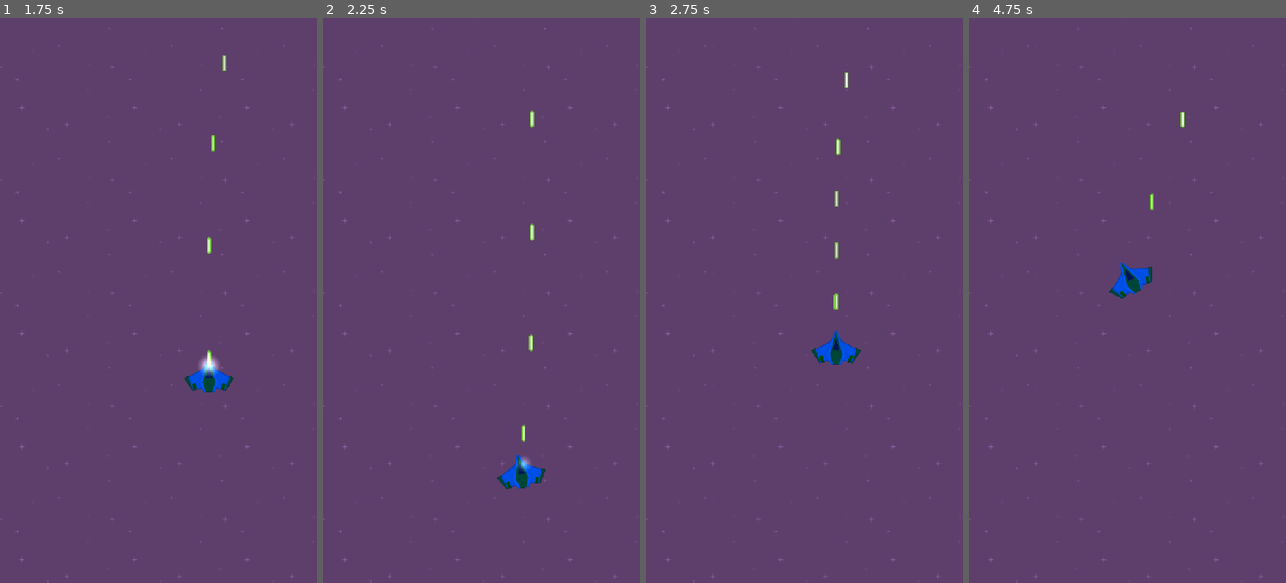
Above: before the commit, frames 1-4 (left to right).
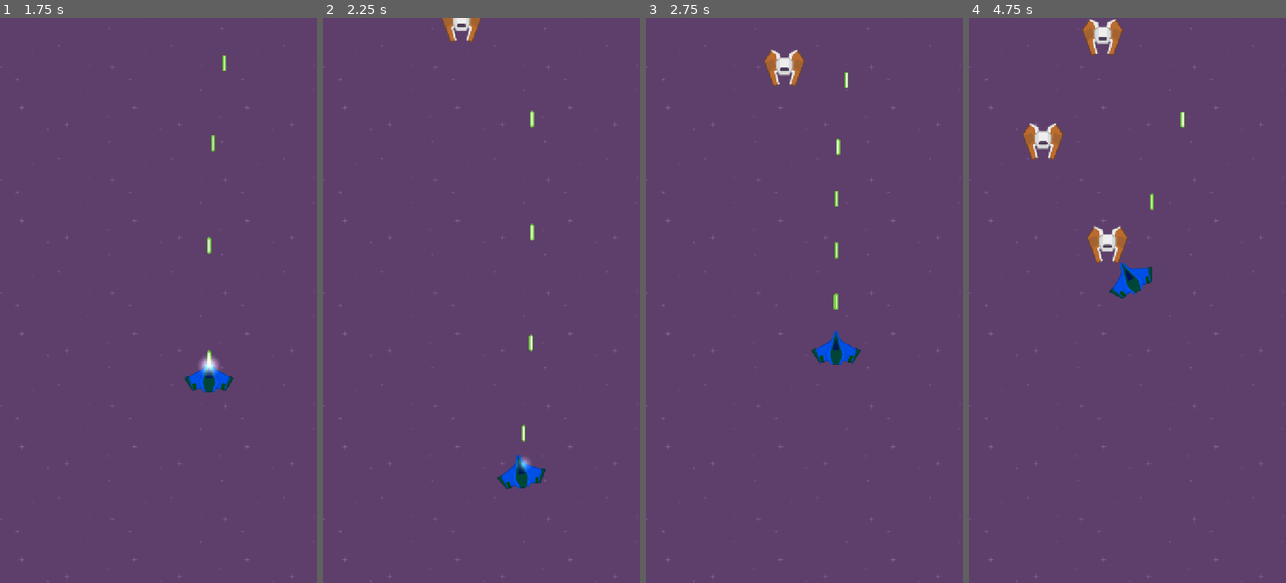
Above: after the commit, the same moments.

Repository: sf-cuestas/TD1_godot
Game: Godot game, scene res://Scenes/main.tscn
Two runs of this game, one before a commit and one after it. Both use one fixed random seed, a clock stepped at 60 frames per second and the inputs below.
Inputs (mouse positions are in pixels of both pictures, inside the frame that each line leads up to):
- Up to frame 1 (1.75 s): move the mouse to (228, 272) at 0.52 s; press the mouse at (228, 272) at 0.53 s; hold Right (move_right) 0.53-1.28 s; move the mouse to (95, 328) at 1.27 s; release the mouse at (95, 328) at 1.28 s; hold Down (move_down) from 1.28 s (still down); click (95, 328) at 1.35 s
- Up to frame 2 (2.25 s): move the mouse to (513, 176) at 2.02 s; release Down (move_down) at 2.03 s; press the mouse at (513, 176) at 2.03 s; hold Right (move_right) from 2.03 s (still down)
- Up to frame 3 (2.75 s): keep holding Right (move_right)
- Up to frame 4 (4.75 s): move the mouse to (1111, 413) at 2.77 s; release Right (move_right) at 2.78 s; release the mouse at (1111, 413) at 2.78 s; hold Up (move_up) 2.78-3.53 s; click (1111, 413) at 2.85 s; move the mouse to (1222, 385) at 3.52 s; press the mouse at (1222, 385) at 3.53 s; hold Left (move_left) from 3.53 s (still down); move the mouse to (1032, 215) at 4.27 s; release the mouse at (1032, 215) at 4.28 s; click (1032, 215) at 4.35 s

Frame 1 is identical in both runs. In frame 2, 0.3% of the frame differs, in the area x 37-50%, y 0-5%; in frame 3, 0.5%; in frame 4, 1.6%, in the area x 17-50%, y 0-44%.

Commit message:
1.4

Diff:
--- a/Scenes/bullet.tscn
+++ b/Scenes/bullet.tscn
@@ -9,6 +9,8 @@
 height = 48.0
 
 [node name="Bullet" type="Area2D" unique_id=1455551796]
+collision_layer = 4
+collision_mask = 2
 script = ExtResource("1_oduel")
 
 [node name="Sprite2D" type="Sprite2D" parent="." unique_id=574735527]
--- /dev/null
+++ b/Scenes/enemy.tscn
@@ -0,0 +1,20 @@
+[gd_scene format=3 uid="uid://bmebsoaa78f2c"]
+
+[ext_resource type="Script" uid="uid://cyvjo5lka522d" path="res://enemy.gd" id="1_1f0kj"]
+[ext_resource type="Texture2D" uid="uid://ca513f5s5u4ji" path="res://KennyAssets/SpaceShooterRedux/Enemies/enemyRed1.png" id="2_afpow"]
+
+[sub_resource type="RectangleShape2D" id="RectangleShape2D_287tu"]
+size = Vector2(64, 64)
+
+[node name="enemy" type="Area2D" unique_id=1427514934]
+collision_layer = 2
+collision_mask = 5
+script = ExtResource("1_1f0kj")
+
+[node name="Sprite2D" type="Sprite2D" parent="." unique_id=1822154863]
+texture = ExtResource("2_afpow")
+
+[node name="CollisionShape2D" type="CollisionShape2D" parent="." unique_id=1754168356]
+shape = SubResource("RectangleShape2D_287tu")
+
+[connection signal="area_entered" from="." to="." method="_on_area_entered"]
--- /dev/null
+++ b/Scenes/enemy_spawner.tscn
@@ -0,0 +1,14 @@
+[gd_scene format=3 uid="uid://dfmwg5erisofx"]
+
+[ext_resource type="Script" uid="uid://unwfl6s07qg5" path="res://Scenes/enemy_spawner_timer.gd" id="1_4l55s"]
+[ext_resource type="PackedScene" uid="uid://bmebsoaa78f2c" path="res://Scenes/enemy.tscn" id="2_8h7h8"]
+
+[node name="enemy_spawner" type="Node2D" unique_id=1602411156]
+
+[node name="Timer" type="Timer" parent="." unique_id=1143157076]
+wait_time = 1.174
+autostart = true
+script = ExtResource("1_4l55s")
+enemy_scene = ExtResource("2_8h7h8")
+
+[connection signal="timeout" from="Timer" to="Timer" method="_on_timeout"]
--- /dev/null
+++ b/Scenes/enemy_spawner_timer.gd
@@ -0,0 +1,23 @@
+class_name Enemy_spawner_timer
+extends Timer
+
+@export var enemy_scene: PackedScene
+
+var x_limit: float = 320.0
+
+# Called when the node enters the scene tree for the first time.
+func _ready() -> void:
+	pass # Replace with function body.
+
+
+# Called every frame. 'delta' is the elapsed time since the previous frame.
+func _process(delta: float) -> void:
+	pass
+
+
+func _on_timeout() -> void:
+	var enemy: Node2D = enemy_scene.instantiate()
+	enemy.global_position = Vector2(randf_range(-x_limit,x_limit), -840)
+	get_tree().current_scene.add_child(enemy)
+	print("Fin du timer")
+	pass # Replace with function body.
--- a/Scenes/main.tscn
+++ b/Scenes/main.tscn
@@ -2,6 +2,7 @@
 
 [ext_resource type="Texture2D" uid="uid://dtnl7mrf7dbqe" path="res://KennyAssets/SpaceShooterRedux/Backgrounds/purple.png" id="1_bo1nx"]
 [ext_resource type="PackedScene" uid="uid://cimach44tu7v8" path="res://Scenes/player.tscn" id="2_bo1nx"]
+[ext_resource type="PackedScene" uid="uid://dfmwg5erisofx" path="res://Scenes/enemy_spawner.tscn" id="3_8gbba"]
 
 [node name="Main" type="Node2D" unique_id=1429384899]
 
@@ -15,3 +16,6 @@
 
 [node name="Player" parent="." unique_id=1064849397 instance=ExtResource("2_bo1nx")]
 position = Vector2(0, 488)
+
+[node name="enemy_spawner" parent="." unique_id=1602411156 instance=ExtResource("3_8gbba")]
+position = Vector2(0, -688)
--- a/Scenes/player.tscn
+++ b/Scenes/player.tscn
@@ -5,9 +5,10 @@
 [ext_resource type="PackedScene" uid="uid://cqfi1e1rmi1ss" path="res://Scenes/weapon.tscn" id="2_6t5aa"]
 
 [sub_resource type="RectangleShape2D" id="RectangleShape2D_vgqql"]
-size = Vector2(111, 73)
+size = Vector2(80, 52)
 
 [node name="Player" type="Area2D" unique_id=1064849397]
+collision_mask = 0
 script = ExtResource("1_cvnsp")
 
 [node name="weapon" parent="." unique_id=1758551933 instance=ExtResource("2_6t5aa")]
@@ -19,5 +20,5 @@
 texture = ExtResource("1_v0iea")
 
 [node name="CollisionShape2D" type="CollisionShape2D" parent="." unique_id=405162338]
-position = Vector2(0.5, 1.5)
+position = Vector2(0, 10)
 shape = SubResource("RectangleShape2D_vgqql")
--- a/Scripts/bullet.gd
+++ b/Scripts/bullet.gd
@@ -19,5 +19,8 @@
 	position += velocity * speed  * delta
 
 	if position.y < -y_limit:
-		queue_free()
+		destroy()
 	pass
+
+func destroy() -> void:
+	queue_free()
--- a/Scripts/player.gd
+++ b/Scripts/player.gd
@@ -8,6 +8,7 @@
 @export var max_rotation: float = 30
 @onready var sprite: Sprite2D = $Sprite2D
 var velocity: Vector2 = Vector2.ZERO
+var life: int = 2
 
 func _ready() -> void:
 	pass # une fois, quand le nœud apparaît
@@ -39,3 +40,9 @@
 
 
 	return direction
+
+func take_damage(amount: int) -> void:
+	life -= amount
+	if life == 0:
+		get_tree().reload_current_scene.call_deferred()
+	pass
--- /dev/null
+++ b/enemy.gd
@@ -0,0 +1,40 @@
+class_name Enemy
+
+extends Area2D
+
+@export var speed: float = 200.0
+@export var y_limit: float = 800.0
+var velocity: Vector2 = Vector2.DOWN
+var life: int = 2
+
+# Called when the node enters the scene tree for the first time.
+func _ready() -> void:
+	pass # Replace with function body.
+
+
+# Called every frame. 'delta' is the elapsed time since the previous frame.
+func _process(delta: float) -> void:
+	pass
+
+func _physics_process(delta: float) -> void:
+	position += velocity * speed  * delta
+
+	if position.y > y_limit:
+		queue_free()
+	pass
+
+func take_damage(amount: int) -> void:
+	life -= amount
+	if life == 0:
+		queue_free()
+
+
+func _on_area_entered(area: Area2D) -> void:
+	if area is Player:
+		area.take_damage(1)
+		take_damage(2)
+	if area is Bullet:
+		area.destroy()
+		take_damage(1)
+
+	pass # Replace with function body.
Not shown, added: Scenes/enemy_spawner_timer.gd.uid
Not shown, added: enemy.gd.uid
